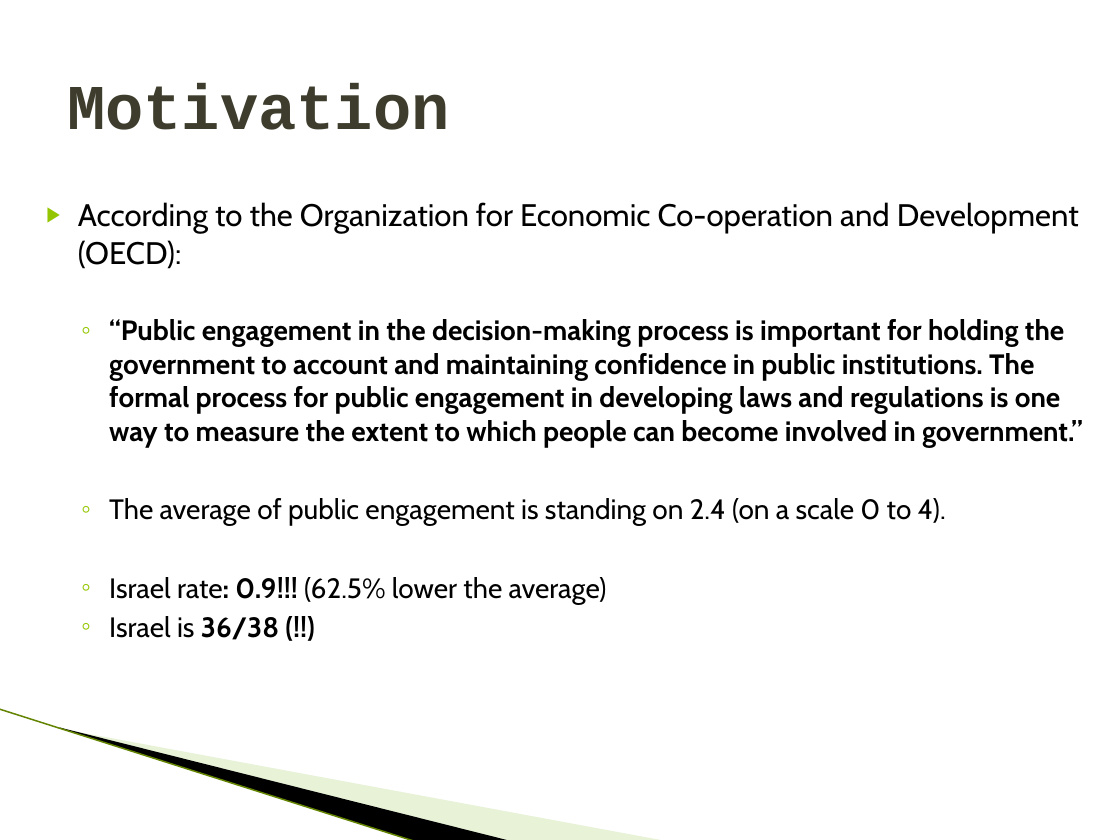
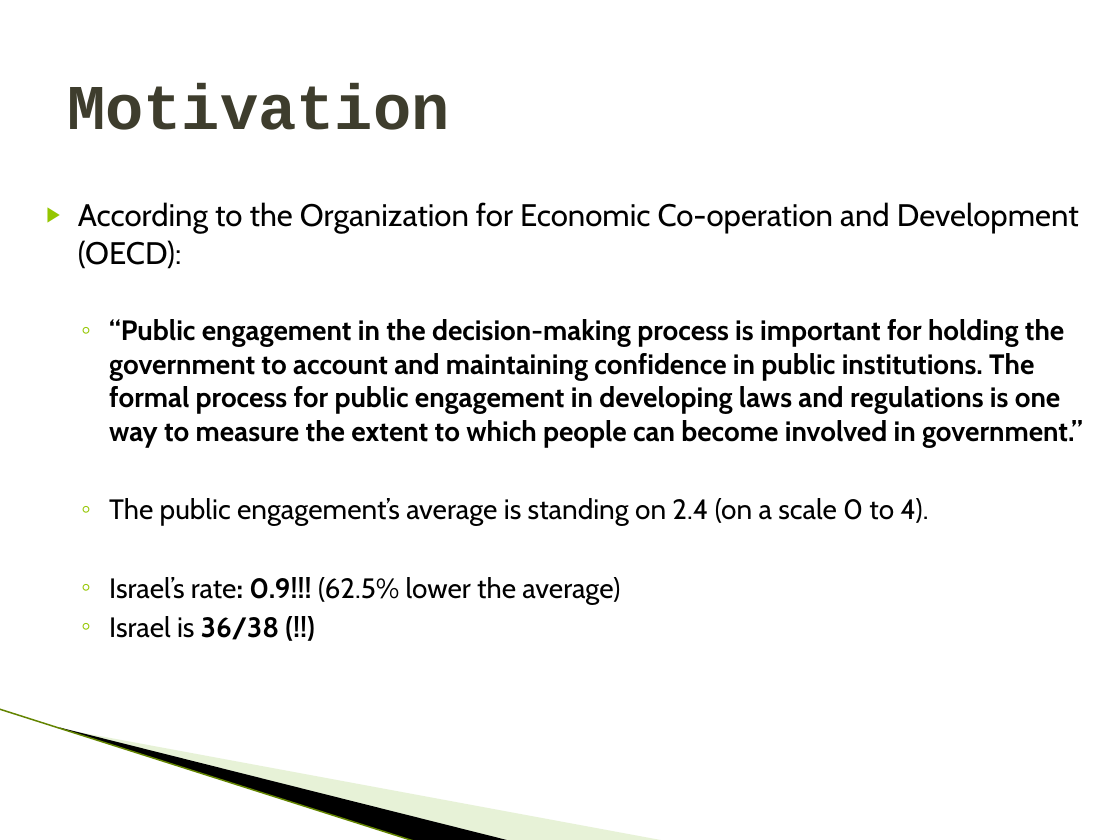
Before and after one commit to idantavor/PoliticalCrowd, a slide deck: slide 3 of CrowdPresentationTheBest.pptx. Drawn at 1120x840 pixels with LibreOffice and Linux fonts; fonts in the diff are those of the drawing; background and template pictures are left out. Boxes give left, top, right and bottom in pixels: in the first picture for what was removed or moved away, otherwise in the second. Text is boxed around its words. In the diff, an @@ line names an element or a change of style, - is before the commit and + after.

```diff
--- a/CrowdPresentationTheBest.pptx
+++ b/CrowdPresentationTheBest.pptx
@@ text at [109, 498, 928, 604]: text changed @@
-  ◦ The average of public engagement is standing on 2.4 (on a scale 0 to 4).
-  ◦ Israel rate: 0.9!!! (62.5% lower the average)
+  ◦ The public engagement’s average is standing on 2.4 (on a scale 0 to 4).
+  ◦ Israel’s rate: 0.9!!! (62.5% lower the average)
```
Also in this commit, not shown: 4 other slides changed, 2 other files.
